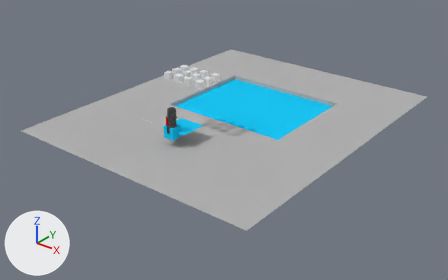
The Blender file characters/player.blend: old version first, new version second.
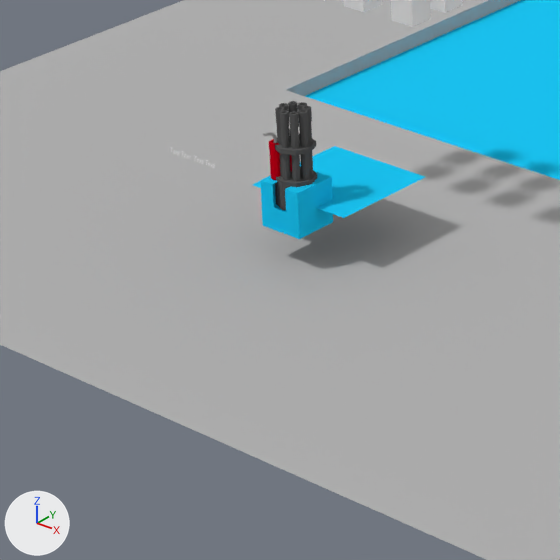
Each version appears first whole from a 50 mm camera at (25.81, -26.84, 17.33) aimed at (0.16, 5.22, -2.55), and next in a close-up on the part from 22% to 53% of the width and 30% to 78% of the height. Arrows for +X, +Y and +Z are at lower left; the lights stay in place. The same objects are shown in both versions, whatever each file hides.

Names of what the first close-up shows: 'Cube.004', 'DONOTLINK_Ground', 'DONOTLINK_WaterTest', 'Gatling', 'Gatling.001', 'Plane.004', 'player'.
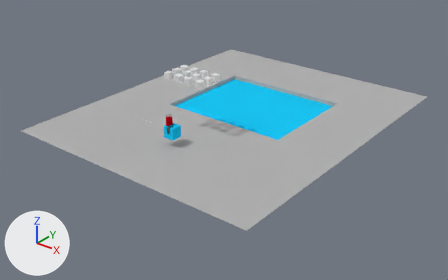
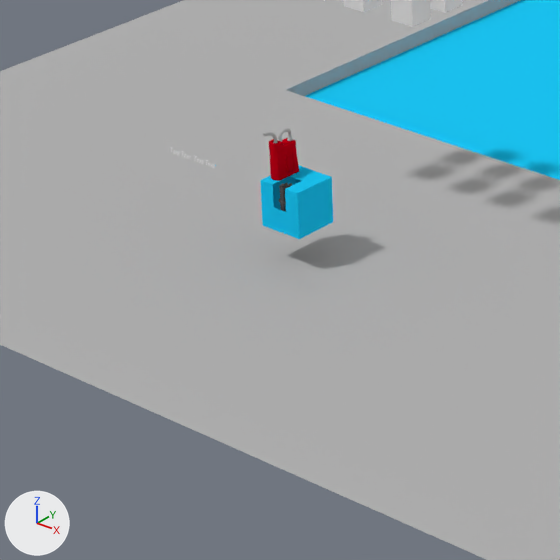
What differs and where, as boxes [x1, y1, x2, y2] in the close-ups (560 x 560 px):
'Plane.004', moved, turned, rescaled (not visible afterwards)
    before: [253, 146, 425, 218]
'Gatling', moved, rescaled
    before: [275, 101, 317, 196]
    after: [279, 183, 292, 212]
'Gatling.001', moved, rescaled (not visible afterwards)
    before: [275, 190, 286, 210]

Patch to the scene script:
```diff
--- a/characters/player.blend.py
+++ b/characters/player.blend.py
@@ ob_gatling_001 @@
 ob_gatling_001 = bpy.data.objects.new('Gatling.001', me_circle_000)
-ob_gatling_001.location = (0.0, 0.0, 0.0)
+ob_gatling_001.location = (0.0, -0.22, -0.29)
+ob_gatling_001.scale = (0.4, 0.4, 0.4)
@@ ob_gatling @@
 ob_gatling = bpy.data.objects.new('Gatling', me_circle_003)
-ob_gatling.location = (0.0, 0.0, 0.0)
+ob_gatling.location = (0.0, -0.22, -0.29)
+ob_gatling.scale = (0.4, 0.4, 0.4)
@@ ob_plane_004 @@
 ob_plane_004 = bpy.data.objects.new('Plane.004', me_plane_005)
-ob_plane_004.location = (0.0, 0.0, 0.0)
+ob_plane_004.location = (0.26, -2.01, 1.4)
+ob_plane_004.rotation_euler = (0.0, 1.484, 1.571)  # degrees (0, 85, 90)
+ob_plane_004.scale = (-0.0191, -0.00432, -0.16)
```
